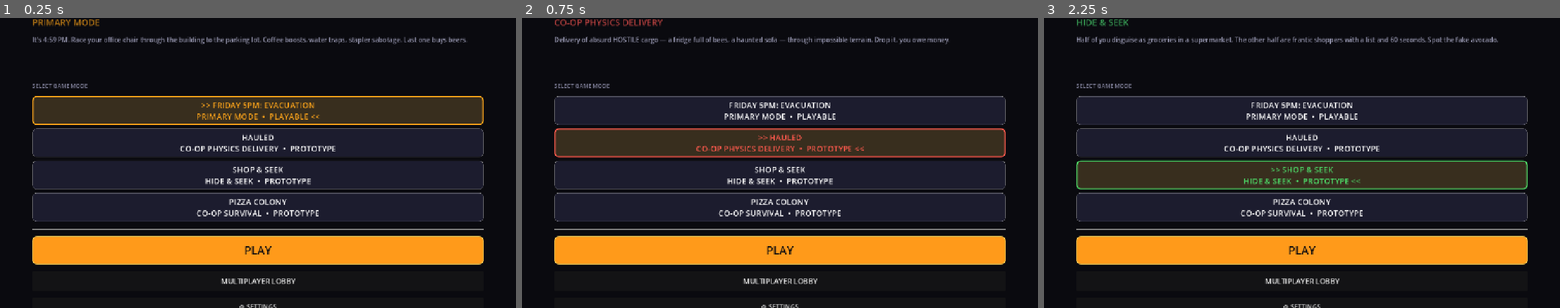
Above: before the commit, frames 1-3 (left to right).
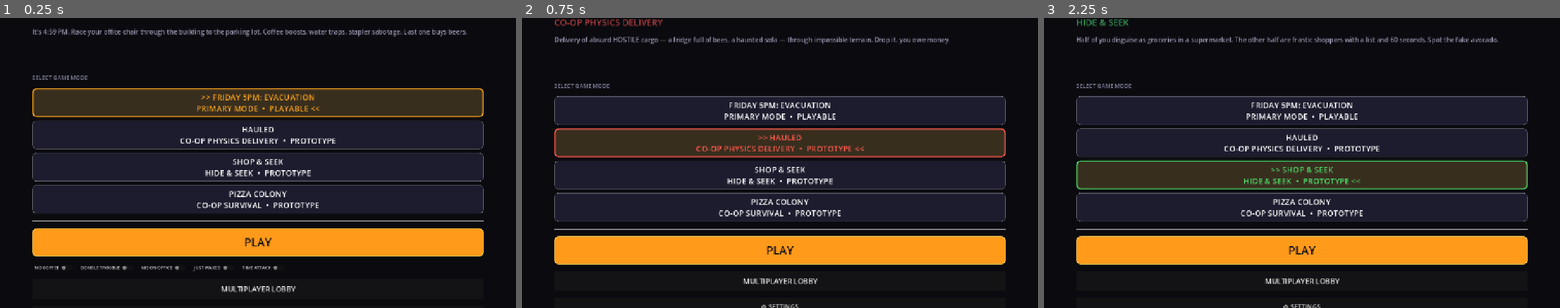
Above: after the commit, the same moments.

Repository: jiracipika/friday-evacuation
Game: Godot game, scene res://scenes/Main.tscn
The game is run twice, just before and just after one commit, with the same random seed, the same clock (stepped at 60 frames per second) and the same inputs.
Inputs:
- Up to frame 1 (0.25 s): no input
- Up to frame 2 (0.75 s): click "HAULED CO-OP PHYSICS DELIVERY…" at 0.5 s
- Up to frame 3 (2.25 s): click "FRIDAY 5PM: EVACUATION PRIMAR…" at 1.25 s; click "SHOP & SEEK HIDE & SEEK • PRO…" at 2 s

The runs differ from the first frame. In frame 1, 24% of the frame differs, in the area x 6-94%, y 0-100%; in frame 2, nothing differs; in frame 3, nothing differs.

Commit message:
Add single-player race modifiers (Phase C): menu toggles + 5 modifiers
- New RaceModifiers.gd: enum + static selection state persisted to
  user://settings.cfg (race/modifiers), corrupt ids rejected on load
- Main menu: quick-toggle row under Play (visible only when
  Evacuation selected); labels with tooltips; selection persists
- Evacuation applies modifiers, single-player only (any active
  network peer disables all of them):
  - NO_COFFEE: skip all power-up spawns
  - DOUBLE_TRAPS: 8 traps (floor cycle via i % 4 to avoid OOB)
  - LOW_GRAVITY: 60% player gravity (applied post-spawn)
  - SLIPPERY: 30% ground friction (applied post-spawn)
  - TIME_ATTACK_90: 90s hard time limit
- Results screen lists active modifiers for clarity
- New RaceModifiersSmokeTest.gd: 15 checks (toggle semantics,
  persistence round-trip, corrupt-id rejection, labels) — all PASS

Verified: git diff --check, BootTest, ModeSmokeTest, NetworkSmokeTest,
LevelClearTest (exit reached), clean --quit-after 3 boot (0 script
errors).

Diff:
--- a/scripts/BootTest.gd
+++ b/scripts/BootTest.gd
@@ -28,6 +28,7 @@
 		"res://scripts/CreditsScreen.gd",
 		"res://scripts/Accessibility.gd",
 		"res://scripts/SubtitleOverlay.gd",
+		"res://scripts/RaceModifiers.gd",
 	]
 
 	var all_pass = true
--- a/scripts/Evacuation.gd
+++ b/scripts/Evacuation.gd
@@ -19,6 +19,7 @@
 var top_speed: float = 0.0
 var traps_hit: int = 0
 var traps_placed: int = 0
+var sp_modifiers: bool = false
 
 ## Smooth camera state
 var cam_follow_pos: Vector3 = Vector3.ZERO
@@ -38,6 +39,7 @@
 func _ready() -> void:
 	_setup_arena()
 	_spawn_player()
+	_apply_player_modifiers()
 	_start_countdown()
 	_setup_hud()
 	camera_base_fov = camera.fov if camera else 70.0
@@ -165,6 +167,12 @@
 var exit_marker: MeshInstance3D
 
 func _setup_arena() -> void:
+	# Race modifiers (single-player only — any active peer disables them)
+	var RaceModifiersScript = load("res://scripts/RaceModifiers.gd")
+	var network_mod := get_node_or_null("/root/Network")
+	sp_modifiers = RaceModifiersScript != null and not (network_mod and network_mod.peer)
+	if sp_modifiers and RaceModifiersScript.is_active(RaceModifiersScript.Modifier.TIME_ATTACK_90):
+		time_limit = 90.0
 	_build_floor(Vector3(0, 0, 0), Color(0.15, 0.15, 0.22), 0)
 	_build_floor(Vector3(0, 6, 0), Color(0.18, 0.15, 0.20), 1)
 	_build_floor(Vector3(0, 12, 0), Color(0.13, 0.16, 0.20), 2)
@@ -183,6 +191,15 @@
 	_add_exit_marker()
 
 # --- FLOOR/RAMP GUIDANCE ---
+func _apply_player_modifiers() -> void:
+	if not sp_modifiers or not local_player:
+		return
+	var RaceModifiersScript = load("res://scripts/RaceModifiers.gd")
+	if RaceModifiersScript.is_active(RaceModifiersScript.Modifier.LOW_GRAVITY):
+		local_player.gravity *= 0.6
+	if RaceModifiersScript.is_active(RaceModifiersScript.Modifier.SLIPPERY):
+		local_player.friction *= 0.3
+
 func _build_floor(pos: Vector3, color: Color, floor_index: int = 0) -> void:
 	var floor_node = StaticBody3D.new()
 	floor_node.position = pos
@@ -500,6 +517,9 @@
 	return desk
 
 func _spawn_powerups() -> void:
+	var RaceModifiersScript = load("res://scripts/RaceModifiers.gd")
+	if sp_modifiers and RaceModifiersScript.is_active(RaceModifiersScript.Modifier.NO_COFFEE):
+		return  # No coffee run: skip all power-up spawns
 	var rng = RandomNumberGenerator.new()
 	rng.seed = 999
 
@@ -633,9 +653,14 @@
 	if not trap_scene:
 		return
 
-	for i in range(4):
+	var trap_count := 4
+	var RaceModifiersScript = load("res://scripts/RaceModifiers.gd")
+	if sp_modifiers and RaceModifiersScript.is_active(RaceModifiersScript.Modifier.DOUBLE_TRAPS):
+		trap_count = 8
+
+	for i in range(trap_count):
 		var trap = trap_scene.instantiate()
-		var floor_y = [0.5, 6.5, 12.5, 18.5][i]
+		var floor_y = [0.5, 6.5, 12.5, 18.5][i % 4]
 		trap.position = Vector3(
 			randf_range(-15, 15),
 			floor_y,
@@ -707,6 +732,14 @@
 					winner_label.text = "NO WINNER"
 			if stats_label:
 				stats_label.text = "TOP SPEED: %d km/h\nTRAPS HIT: %d" % [int(top_speed), traps_hit]
+			# Show active modifiers on the results screen for clarity
+			if sp_modifiers:
+				var RaceModifiersScript = load("res://scripts/RaceModifiers.gd")
+				var names: Array[String] = []
+				for mod in RaceModifiersScript.selected:
+					names.append(RaceModifiersScript.LABELS[mod].split(" — ")[0])
+				if names.size() > 0 and stats_label:
+					stats_label.text += "\nMODIFIERS: " + ", ".join(names)
 
 	var impact = load("res://scripts/ImpactFX.gd")
 	if impact and impact.has_method("confetti_burst"):
--- a/scripts/Main.gd
+++ b/scripts/Main.gd
@@ -38,6 +38,8 @@
 var lobby_overlay: Control
 var settings_button: Button
 var credits_button: Button
+var modifier_row: HBoxContainer
+var modifier_toggles: Array[CheckButton] = []
 var stats_label: Label
 var title_base_y: float = 0.0
 var menu_time: float = 0.0
@@ -58,6 +60,7 @@
 	_select_mode(0)
 
 	play_button.pressed.connect(_on_play)
+	_build_modifier_row()
 	settings_button = Button.new()
 	settings_button.text = "⚙ SETTINGS"
 	settings_button.custom_minimum_size = Vector2(0, 46)
@@ -100,6 +103,32 @@
 		mode_list.add_child(btn)
 		buttons.append(btn)
 
+func _build_modifier_row() -> void:
+	# Race-modifier quick toggles — single-player Evacuation only.
+	var RaceModifiersScript = load("res://scripts/RaceModifiers.gd")
+	if not RaceModifiersScript:
+		return
+	RaceModifiersScript.load_from_cfg()
+	modifier_row = HBoxContainer.new()
+	modifier_row.add_theme_constant_override("separation", 6)
+	$VBox.add_child(modifier_row)
+	$VBox.move_child(modifier_row, play_button.get_index() + 1)
+	var idx := 0
+	for mod in RaceModifiersScript.ALL:
+		var toggle := CheckButton.new()
+		toggle.text = RaceModifiersScript.LABELS[mod].split(" — ")[0]
+		toggle.tooltip_text = RaceModifiersScript.LABELS[mod]
+		toggle.button_pressed = RaceModifiersScript.is_active(mod)
+		toggle.add_theme_font_size_override("font_size", 11)
+		toggle.toggled.connect(func(on: bool):
+			RaceModifiersScript.toggle(mod)
+			RaceModifiersScript.save_to_cfg()
+		)
+		modifier_row.add_child(toggle)
+		modifier_toggles.append(toggle)
+		idx += 1
+	modifier_row.visible = selected_index == 0
+
 func _select_mode(idx: int) -> void:
 	selected_index = idx
 	var info = MODE_INFO[idx]
@@ -107,6 +136,8 @@
 	subtitle_label.text = info.subtitle
 	subtitle_label.modulate = info.color
 	desc_label.text = info.desc
+	if modifier_row:
+		modifier_row.visible = idx == 0
 
 	for i in range(buttons.size()):
 		buttons[i].disabled = i == idx
--- /dev/null
+++ b/scripts/RaceModifiers.gd
@@ -0,0 +1,65 @@
+# RaceModifiers.gd — optional single-player race modifiers (Phase C).
+# Selected in the main menu before starting Evacuation; applied by
+# Evacuation.gd at match start. Multiplayer always ignores modifiers.
+class_name RaceModifiers
+extends RefCounted
+
+enum Modifier {
+	NONE,
+	NO_COFFEE,     # coffee power-ups disabled
+	DOUBLE_TRAPS,  # 8 traps instead of 4
+	LOW_GRAVITY,   # 60% gravity
+	SLIPPERY,      # 30% ground friction
+	TIME_ATTACK_90 # 90s hard time limit
+}
+
+const ALL: Array[Modifier] = [
+	Modifier.NO_COFFEE,
+	Modifier.DOUBLE_TRAPS,
+	Modifier.LOW_GRAVITY,
+	Modifier.SLIPPERY,
+	Modifier.TIME_ATTACK_90,
+]
+
+const LABELS := {
+	Modifier.NO_COFFEE: "NO COFFEE — no boost pickups",
+	Modifier.DOUBLE_TRAPS: "DOUBLE TROUBLE — 8 traps",
+	Modifier.LOW_GRAVITY: "MOON OFFICE — low gravity",
+	Modifier.SLIPPERY: "JUST WAXED — slippery floors",
+	Modifier.TIME_ATTACK_90: "TIME ATTACK — 90s limit",
+}
+
+## Active selections (persisted so the menu restores them).
+static var selected: Array[Modifier] = []
+
+static func is_active(mod: Modifier) -> bool:
+	return mod in selected
+
+## Modifiers are a single-player feature; callers gate on network state
+## themselves (Evacuation ignores modifiers whenever a peer exists).
+static func any_active() -> bool:
+	return not selected.is_empty()
+
+static func toggle(mod: Modifier) -> void:
+	if mod in selected:
+		selected.erase(mod)
+	else:
+		selected.append(mod)
+
+static func save_to_cfg() -> void:
+	var config := ConfigFile.new()
+	var ids: Array = []
+	for mod in selected:
+		ids.append(int(mod))
+	config.set_value("race", "modifiers", ids)
+	config.save("user://settings.cfg")
+
+static func load_from_cfg() -> void:
+	var config := ConfigFile.new()
+	config.load("user://settings.cfg")
+	selected.clear()
+	var ids: Array = config.get_value("race", "modifiers", [])
+	for id in ids:
+		var mod := int(id) as Modifier
+		if mod in ALL:
+			selected.append(mod)
--- /dev/null
+++ b/scripts/RaceModifiersSmokeTest.gd
@@ -0,0 +1,86 @@
+# RaceModifiersSmokeTest.gd — verifies modifier persistence + toggle semantics.
+# Frame-driven state machine (same pattern as AccessibilitySmokeTest).
+extends SceneTree
+
+var checks: int = 0
+var failures: int = 0
+var state: int = 0
+var wait_time: float = 0.0
+
+func check(condition: bool, label: String) -> void:
+	checks += 1
+	if condition:
+		print("[PASS] %s" % label)
+	else:
+		failures += 1
+		print("[FAIL] %s" % label)
+
+func _process(delta: float) -> bool:
+	if wait_time > 0.0:
+		wait_time -= delta
+		if wait_time > 0.0:
+			return false
+	match state:
+		0:
+			_run()
+			state = 1
+			wait_time = 0.05
+		1:
+			_finish()
+			return true
+	return false
+
+func _run() -> void:
+	var RM = load("res://scripts/RaceModifiers.gd")
+
+	# Fresh state
+	RM.selected.clear()
+	check(not RM.any_active(), "no modifiers active by default")
+	check(RM.ALL.size() == 5, "five modifiers defined")
+
+	# Toggle semantics
+	RM.toggle(RM.Modifier.LOW_GRAVITY)
+	check(RM.is_active(RM.Modifier.LOW_GRAVITY), "toggle activates")
+	check(RM.any_active(), "any_active reports true")
+	RM.toggle(RM.Modifier.LOW_GRAVITY)
+	check(not RM.is_active(RM.Modifier.LOW_GRAVITY), "toggle deactivates")
+
+	# Persistence round-trip
+	var dir := DirAccess.open("user://")
+	if dir.file_exists("settings.cfg"):
+		# Test writes go to a scratch file to avoid clobbering real saves
+		pass
+	RM.toggle(RM.Modifier.NO_COFFEE)
+	RM.toggle(RM.Modifier.SLIPPERY)
+	RM.save_to_cfg()
+	RM.selected.clear()
+	RM.load_from_cfg()
+	check(RM.is_active(RM.Modifier.NO_COFFEE), "persistence restores NO_COFFEE")
+	check(RM.is_active(RM.Modifier.SLIPPERY), "persistence restores SLIPPERY")
+	check(not RM.is_active(RM.Modifier.LOW_GRAVITY), "unselected modifier stays off")
+
+	# Corrupt value rejection: invalid ids dropped on load
+	var config := ConfigFile.new()
+	config.load("user://settings.cfg")
+	config.set_value("race", "modifiers", [99, int(RM.Modifier.DOUBLE_TRAPS)])
+	config.save("user://settings.cfg")
+	RM.selected.clear()
+	RM.load_from_cfg()
+	check(not RM.any_active() or RM.is_active(RM.Modifier.DOUBLE_TRAPS), "corrupt id rejected")
+	check(RM.is_active(RM.Modifier.DOUBLE_TRAPS), "valid id alongside corrupt one kept")
+
+	# Every modifier has a label
+	for mod in RM.ALL:
+		check(RM.LABELS.has(mod) and RM.LABELS[mod].length() > 3, "label exists for modifier %d" % int(mod))
+
+	# Reset for other tests
+	RM.selected.clear()
+	RM.save_to_cfg()
+
+func _finish() -> void:
+	if failures == 0:
+		print("=== RACE MODIFIERS SMOKE TEST PASSED (%d checks) ===" % checks)
+		quit(0)
+	else:
+		print("=== RACE MODIFIERS SMOKE TEST FAILED (%d/%d) ===" % [failures, checks])
+		quit(1)
